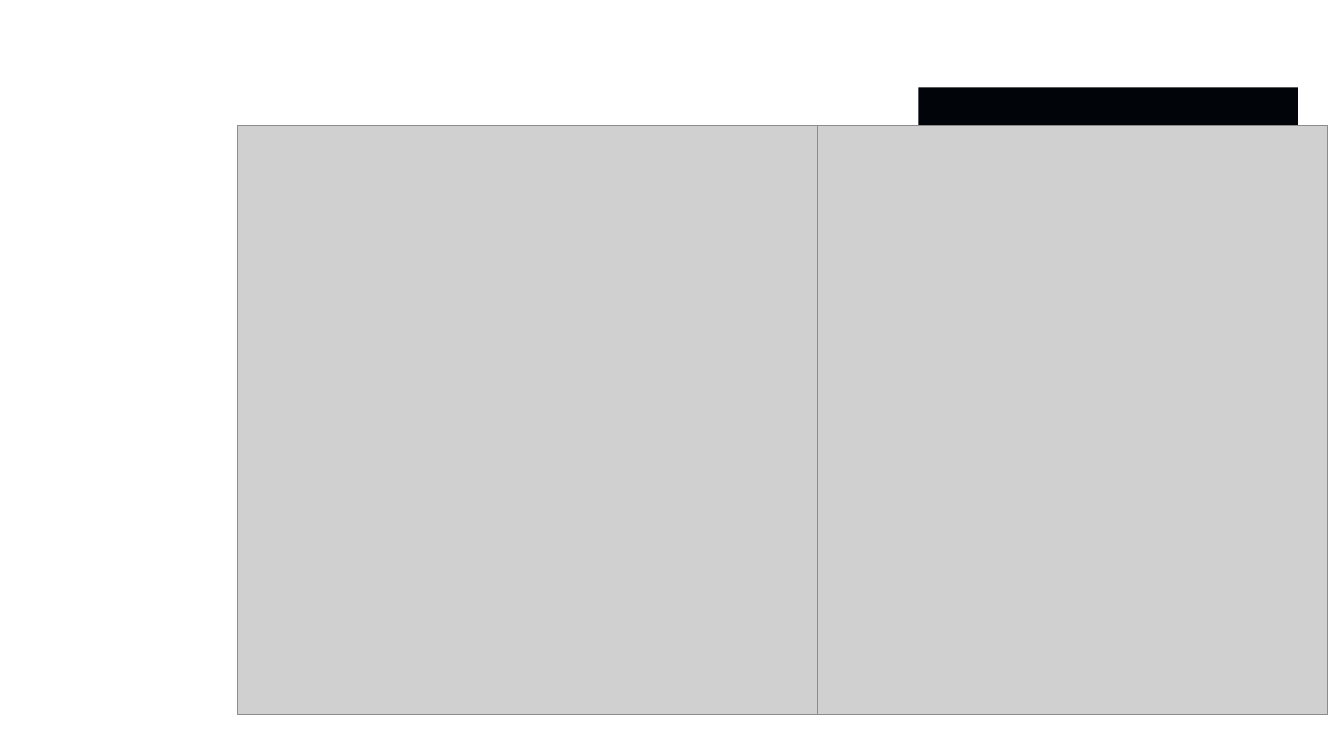
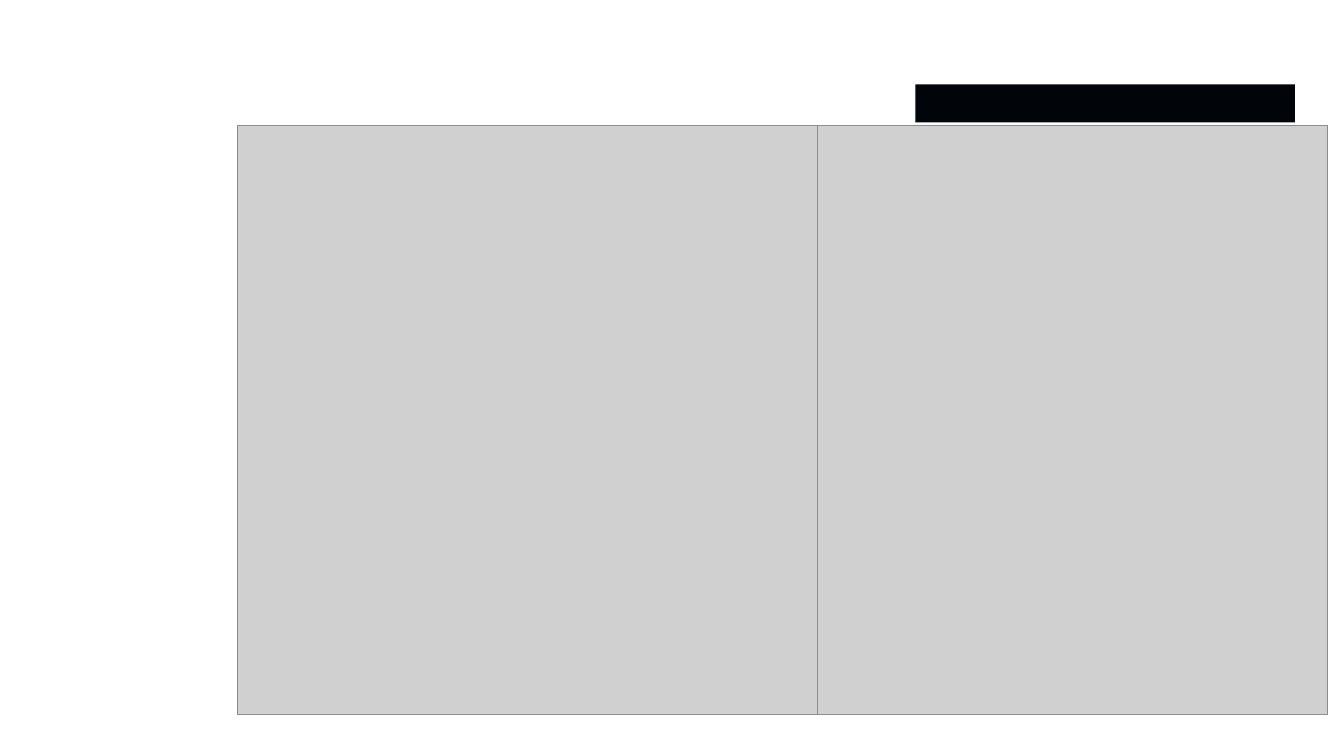
Before and after one commit to notfawkes/DevSync, a slide deck: slide 2 of Design.pptx. Drawn at 1344x756 pixels with LibreOffice and Linux fonts; fonts in the diff are those of the drawing; grey boxes stand for pictures; background and template pictures are left out. Boxes give left, top, right and bottom in pixels: in the first picture for what was removed or moved away, otherwise in the second. Text is boxed around its words. In the diff, an @@ line names an element or a change of style, - is before the commit and + after.

```diff
--- a/Design.pptx
+++ b/Design.pptx
@@ rectangle moved from (x1=919, y1=88, x2=1299, y2=126) to (x1=915, y1=85, x2=1296, y2=123) @@
```
Also in this commit, not shown: 17 other files.
